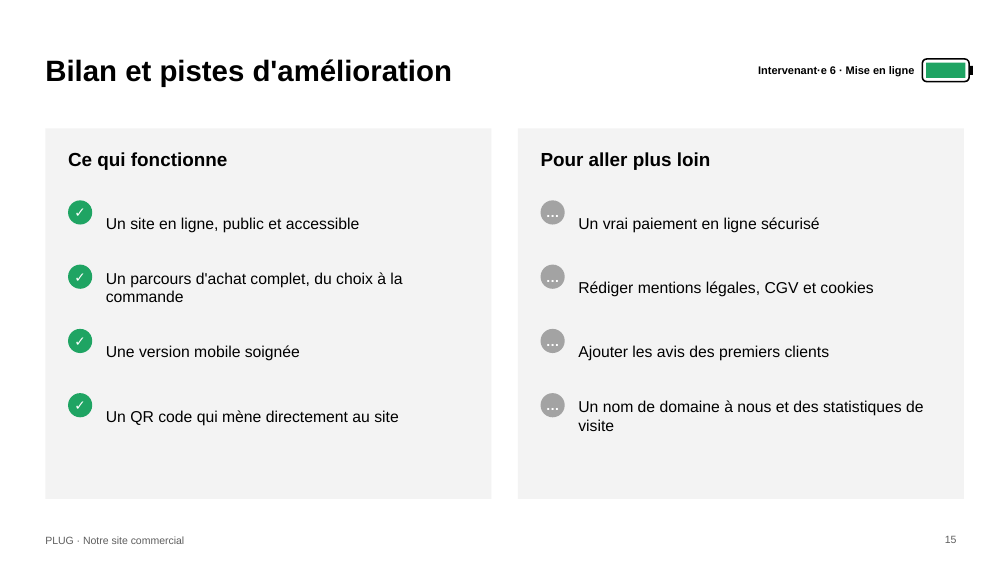
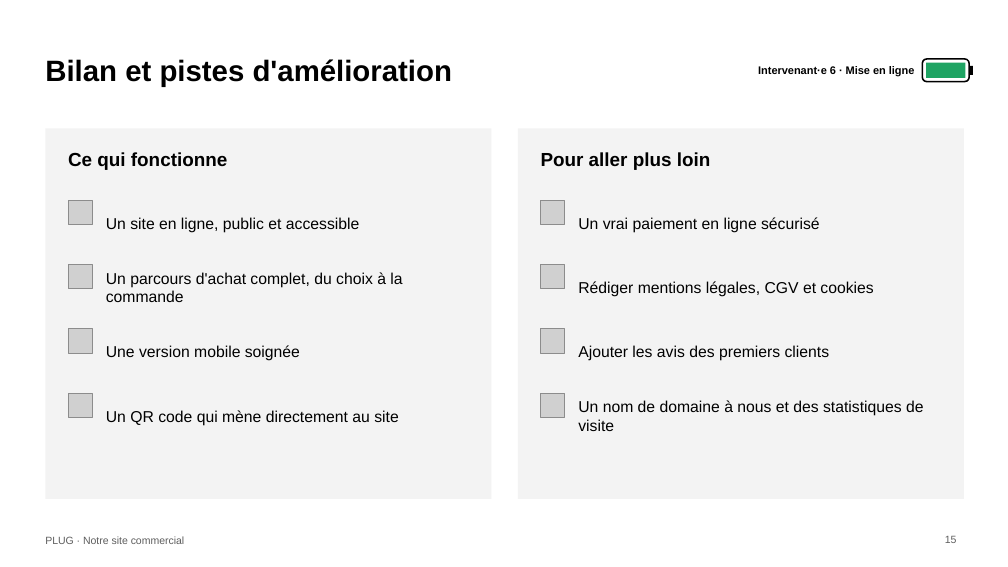
Before and after one commit to saytam19/test, a slide deck: slide 15 of presentation/PLUG_Presentation.pptx. Drawn at 1008x567 pixels with LibreOffice and Linux fonts; fonts in the diff are those of the drawing; grey boxes stand for pictures. Boxes give left, top, right and bottom in pixels: in the first picture for what was removed or moved away, otherwise in the second. Text is boxed around its words. In the diff, an @@ line names an element or a change of style, - is before the commit and + after.

```diff
--- a/presentation/PLUG_Presentation.pptx
+++ b/presentation/PLUG_Presentation.pptx
@@ ellipse removed at (68,200,92,225) @@
@@ text removed at (68,200,92,225) @@
-✓
@@ picture added at (68,200,92,225) @@
@@ ellipse removed at (541,200,565,225) @@
@@ text removed at (541,200,565,225) @@
-…
@@ picture added at (541,200,565,225) @@
@@ ellipse removed at (68,265,92,289) @@
@@ text removed at (68,265,92,289) @@
-✓
@@ picture added at (68,265,92,289) @@
@@ ellipse removed at (541,265,565,289) @@
@@ text removed at (541,265,565,289) @@
-…
@@ picture added at (541,265,565,289) @@
@@ ellipse removed at (68,329,92,353) @@
@@ text removed at (68,329,92,353) @@
-✓
@@ picture added at (68,329,92,353) @@
@@ ellipse removed at (541,329,565,353) @@
@@ text removed at (541,329,565,353) @@
-…
@@ picture added at (541,329,565,353) @@
@@ ellipse removed at (68,393,92,417) @@
@@ text removed at (68,393,92,417) @@
-✓
@@ picture added at (68,393,92,417) @@
@@ ellipse removed at (541,393,565,417) @@
@@ text removed at (541,393,565,417) @@
-…
@@ picture added at (541,393,565,417) @@
```
Also in this commit, not shown: 8 other slides changed.
